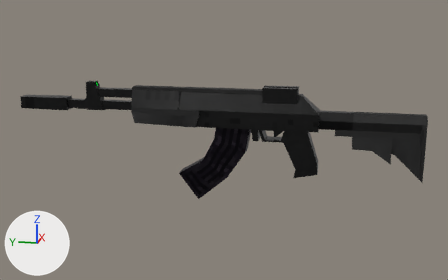
A saved change to the Blender file game_objects/items/weapons/hic_rifles/pm_98/pm_98.blend.
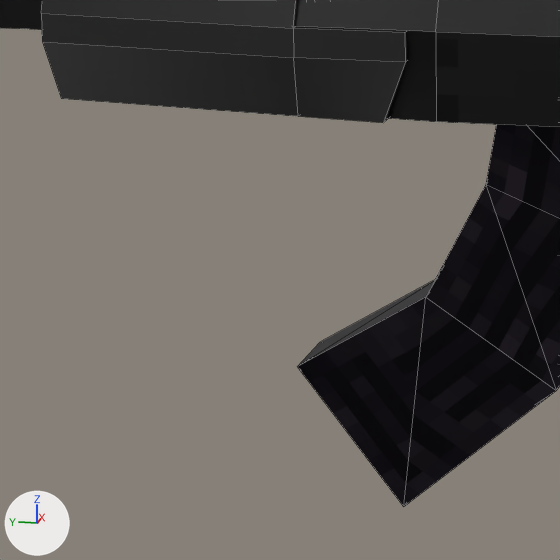
There are two pictures of each version: one whole from a 50 mm camera at (-1.781, -0.436, 0.628) aimed at (0.008, -0.078, 0.18), one close up on the part from 28% to 51% of the width and 37% to 75% of the height. Arrows for +X, +Y and +Z are at lower left; the lights stay in place. The close-ups show mesh edges as thin lines.
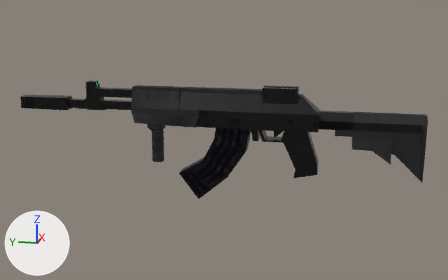
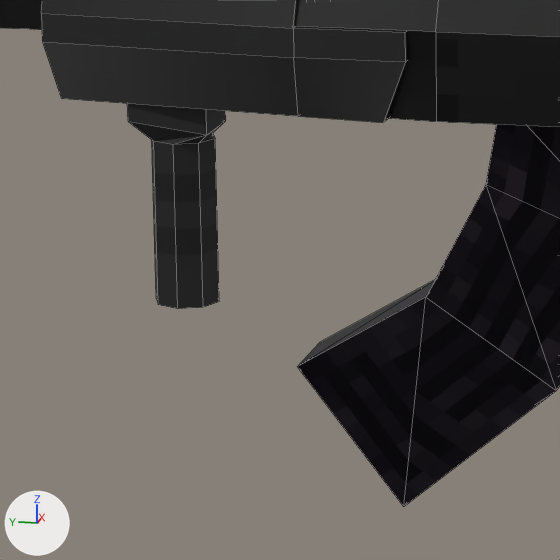
Commit message: Fixed foregrip

The change, as a diff of the scene's bpy script:
```diff
--- a/game_objects/items/weapons/hic_rifles/pm_98/pm_98.blend.py
+++ b/game_objects/items/weapons/hic_rifles/pm_98/pm_98.blend.py
@@ me_cube_003 @@
+me_cube_003.from_pydata(...)  # 24 vertices, 20 faces; spans x -0.2048..-0.1668, y 0.3956..0.4418, z -0.1378..-0.0178
+me_cube_003.materials.append(mat_plastic_m)  # picture img_pm_98_t
@@ ob_stable_foregrip @@
+ob_stable_foregrip = bpy.data.objects.new('stable_foregrip', me_cube_003)
+ob_stable_foregrip.parent = ob_handguard
+ob_stable_foregrip.location = (0.186, -0.287, 0.244)
```

Pixel boxes (x1, y1, x2, y2) of what changed, in the close-ups (560 x 560 px):
'stable_foregrip', added (black)
    after: (128, 104, 226, 309)
